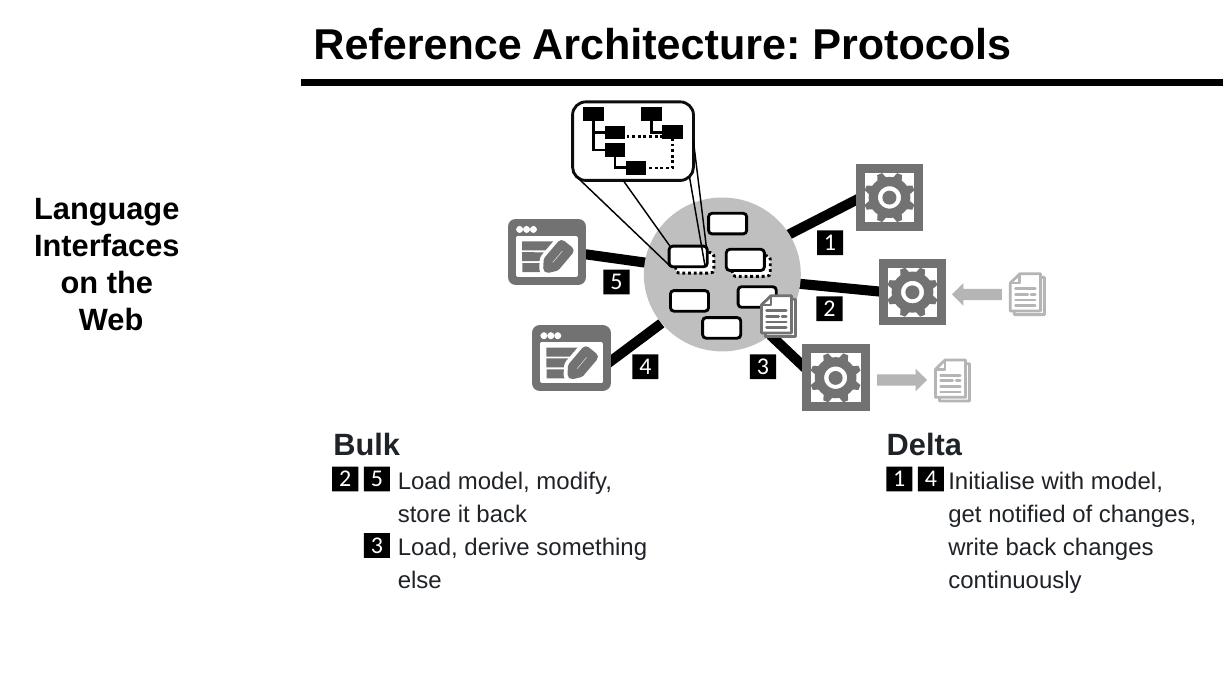
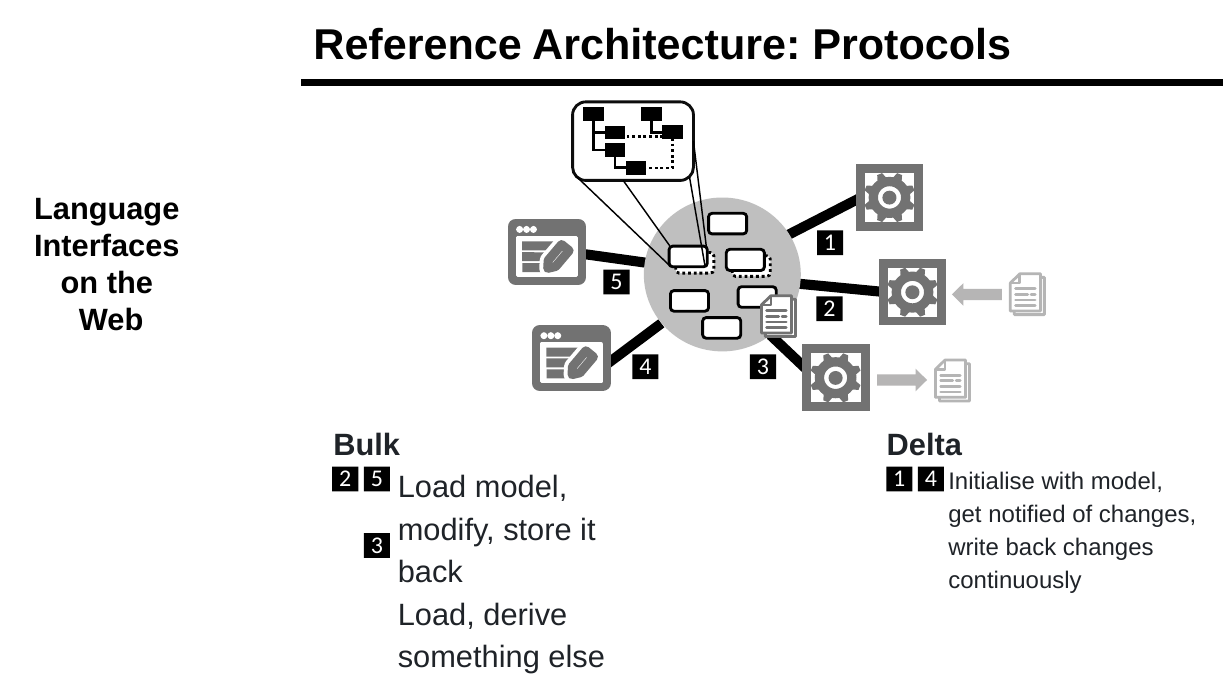
Before and after one commit to LionWeb-io/specification, a slide deck: slide 15 of resources/LangDev Talk.pptx (slide 8 before the commit). Drawn at 1232x693 pixels with LibreOffice and Linux fonts; fonts in the diff are those of the drawing; background and template pictures are left out. Boxes give left, top, right and bottom in pixels: in the first picture for what was removed or moved away, otherwise in the second. Text is boxed around its words. In the diff, an @@ line names an element or a change of style, - is before the commit and + after.

```diff
--- a/resources/LangDev Talk.pptx
+++ b/resources/LangDev Talk.pptx
@@ text at [398,474,604,673]: size 14 to 18 pt @@
```
Also in this commit, not shown: 7 other slides changed, 6 slides added, 2 slides removed.
